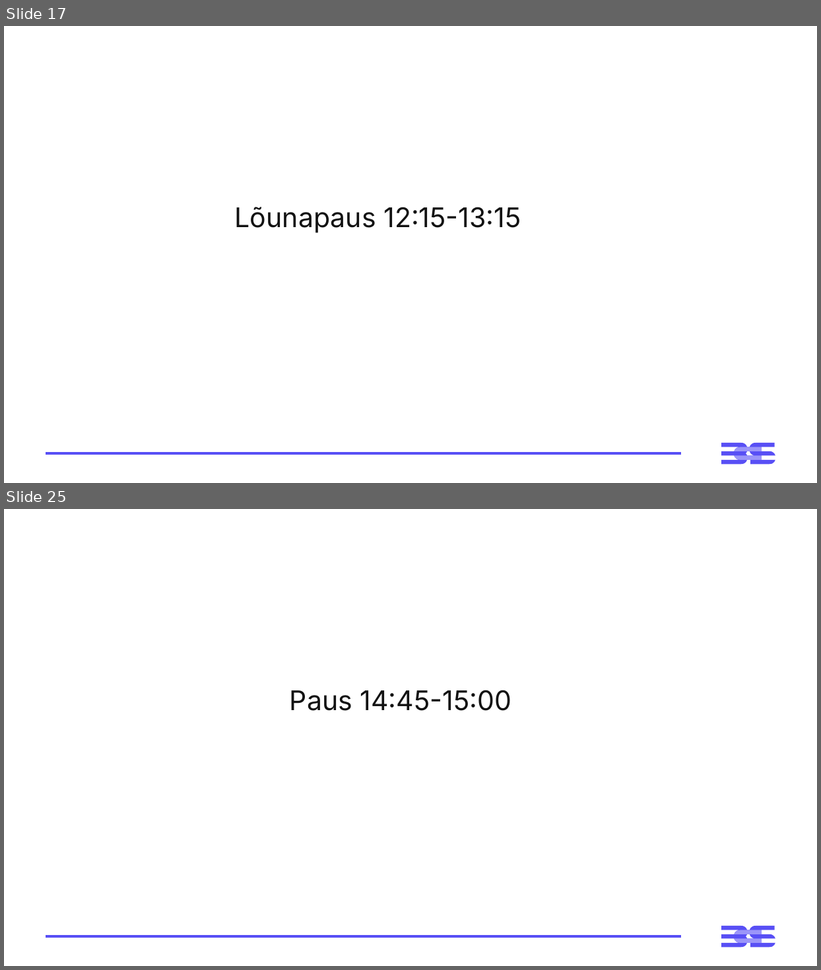
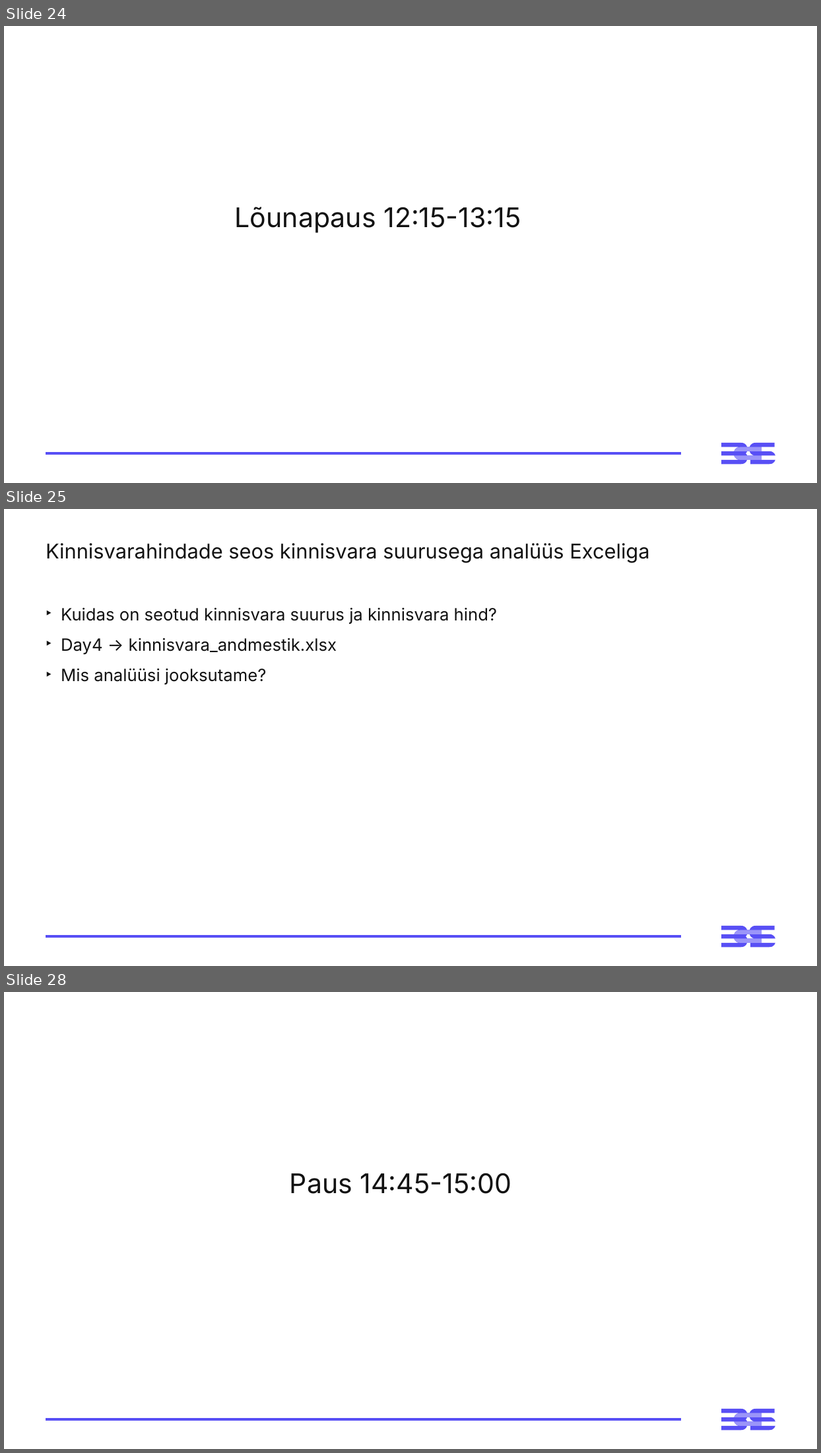
Before and after one commit to sergeierbin/andmetarkus, a slide deck: Esitlused/4-paev-andmetarkus-esitlus.pptx. Shown one above the other, each under a label of ours: slides 17 and 25 before the commit, slides 24, 25 and 28 after it; the slides between them are not shown. The pictures are 821x970 and 821x1453 pixels, drawn with LibreOffice and Linux fonts; fonts in the diff are those of the drawing. Boxes give left, top, right and bottom in pixels: in the first picture for what was removed or moved away, otherwise in the second. Text is boxed around its words. In the diff, an @@ line names an element or a change of style, - is before the commit and + after.

Commit message:
Excel fails added.

```diff
--- a/Esitlused/4-paev-andmetarkus-esitlus.pptx
+++ b/Esitlused/4-paev-andmetarkus-esitlus.pptx
@@ slide 25 added at <box>4,509,817,966</box>, background #FFFFFF; not listed: 3 template elements that a slide beside it also shows @@
@@ title added at <box>46,543,649,562</box>, 24 pt, text #121212 @@
+Kinnisvarahindade seos kinnisvara suurusega analüüs Exceliga
@@ text added at <box>61,607,497,685</box>, 20 pt, text #121212 @@
+‣ Kuidas on seotud kinnisvara suurus ja kinnisvara hind?
+‣ Day4 → kinnisvara_andmestik.xlsx
+‣ Mis analüüsi jooksutame?
@@ what was slide 17 is now slide 24 @@
@@ what was slide 25 is now slide 28 @@
```
Also in this commit, not shown: 2 other slides added, 14 other files.
